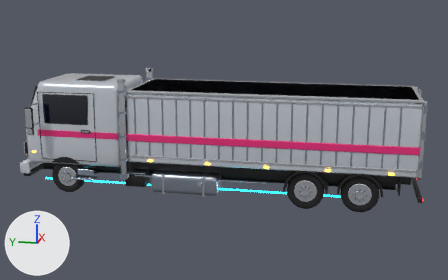
Before and after pictures for a commit that changed the glTF model game/assets/vehicles/dekotora/truck/dekotora_truck_base.glb.
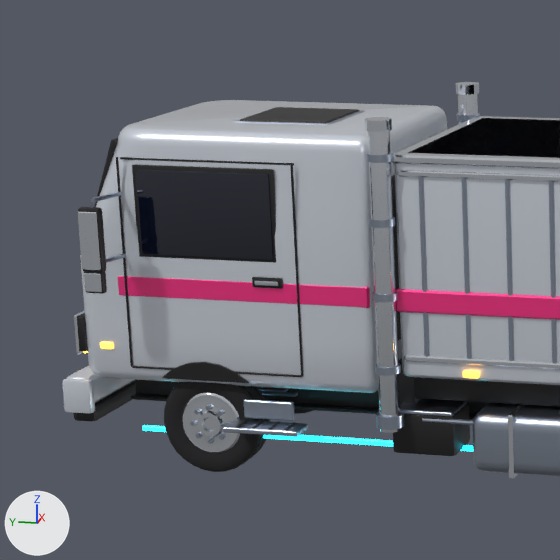
There are two pictures of each version: one whole from a camera (50 mm lens) standing at (-17.96, 1.98, 6.09) and looking at (0.0, 5.57, 1.6), one close up on the part from 0% to 40% of the width and 15% to 79% of the height. Every picture has the same lights, and +X, +Y and +Z are marked at lower left. The first two pictures are the older version. Where no turn or scale is listed for an object, it has been applied to the vertices. Vertices at exactly the same position are counted once.

The first close-up shows 'truck_chrome', 'truck_glass', 'truck_lamp_cyan', 'truck_paint_pink', 'truck_paint_white', 'truck_plastic_black', 'truck_steel', 'wheel_f_L' and 2 more.
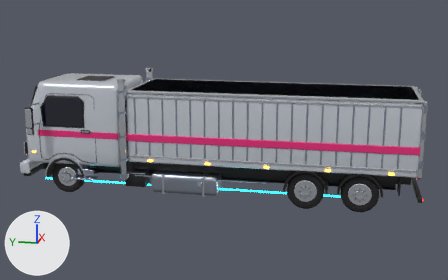
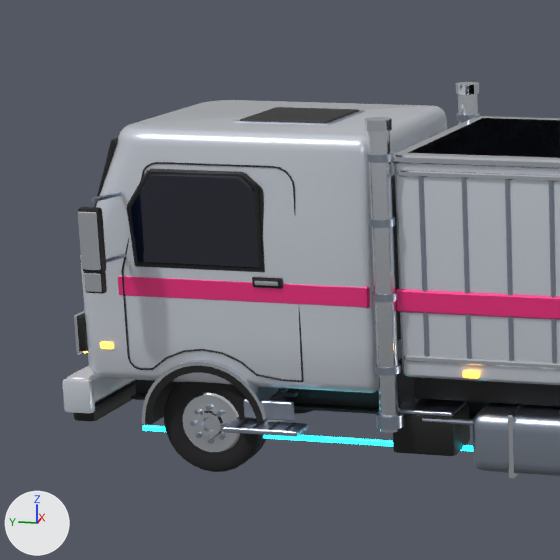
Changed parts and their boxes (x1, y1, x2, y2) in the close-ups (560 x 560 px; the box of a moved part takes in the faces that stretch with it):
'truck_glass', reshaped: before (136, 169, 273, 260); after (130, 173, 261, 268)
part 1 of me_truck_chrome, added: after (142, 360, 285, 424)
part 3 of me_truck_plastic_black, added: after (121, 271, 129, 357)
part 4 of me_truck_plastic_black, moved or reshaped: before (290, 163, 303, 376); after (254, 183, 263, 267)
part 5 of me_truck_plastic_black, rebuilt: before (132, 164, 276, 263); after (126, 169, 265, 272)
part 6 of me_truck_plastic_black, rebuilt: before (120, 157, 294, 165); after (158, 162, 273, 168)
part 7 of me_truck_plastic_black, built on: before (116, 157, 303, 383); after (121, 162, 304, 424)

The change, as a diff of the scene's bpy script:
```diff
--- a/game/assets/vehicles/dekotora/truck/dekotora_truck_base.glb.py
+++ b/game/assets/vehicles/dekotora/truck/dekotora_truck_base.glb.py
@@ me_truck_chrome @@
 # used by ob_truck_chrome; location = (-1.0, 5.9, 0.53)
-me_truck_chrome.from_pydata(...)  # 1872 vertices, 3544 faces; spans x -0.66..2.66, y -6.07..5.85, z -0.31..3.02
+me_truck_chrome.from_pydata(...)  # 2056 vertices, 3896 faces; spans x -0.66..2.66, y -6.07..5.85, z -0.31..3.02
+# me_truck_chrome part 1: a new loose piece of 92 vertices spanning x -0.27..0.2, y 3.64..4.95, z -0.03..0.62, in mat_chrome (white #e6ebf2)
+# other edits to the shape of me_truck_chrome do not show in these pictures
 me_truck_chrome.materials.append(mat_chrome)
@@ me_truck_glass @@
 # used by ob_truck_glass; location = (-0.9, 11.56, 1.32)
-me_truck_glass.from_pydata(...)  # 280 vertices, 540 faces; spans x -0.32..2.12, y -2.13..0.03, z -0.15..1.85
+me_truck_glass.from_pydata(...)  # 240 vertices, 460 faces; spans x -0.32..2.12, y -2.01..0.03, z -0.15..1.85
+# me_truck_glass part 2: the loose piece of 56 vertices spanning x -0.32..-0.28, y -2.13..-0.79, z 0.85..1.67 is rebuilt with 36 vertices and now spans x -0.32..-0.27, y -2.01..-0.7, z 0.76..1.64
+# other edits to the shape of me_truck_glass do not show in these pictures
 me_truck_glass.materials.append(mat_glass)
@@ me_truck_plastic_black @@
 # used by ob_truck_plastic_black; location = (-0.5, 5.9, 0.68)
-me_truck_plastic_black.from_pydata(...)  # 3240 vertices, 6200 faces; spans x -1.15..2.15, y -6.08..5.84, z -0.37..2.69
+me_truck_plastic_black.from_pydata(...)  # 4492 vertices, 8280 faces; spans x -1.15..2.15, y -6.08..5.84, z -0.37..2.69
+# me_truck_plastic_black part 3: a new loose piece, a 6-sided cylinder along z spanning x -0.712..-0.696, y 5.071..5.089, z 0.47..1.32, in mat_plastic_black (black #121214)
+# me_truck_plastic_black part 4: the loose piece of 24 vertices spanning x -0.72..-0.7, y 3.29..3.31, z 0.37..2.42 is scaled about its middle by (1.22, 1.86, 0.385), then moved by (-0.01, 0.36, 0.42)
+# me_truck_plastic_black part 5: the loose piece of 56 vertices spanning x -0.7..-0.66, y 3.49..4.91, z 1.45..2.35 is rebuilt with 26 vertices and now spans x -0.71..-0.66, y 3.61..5.01, z 1.35..2.32
+# me_truck_plastic_black part 6: the loose piece of 24 vertices spanning x -0.66..-0.64, y 3.29..5.04, z 2.39..2.41 is rebuilt with 24 vertices and now spans x -0.67..-0.66, y 3.5..4.66, z 2.36..2.38
+# me_truck_plastic_black part 7: 90 vertices removed from x -0.72..-0.69, y 3.29..5.06, z 0.27..2.42; 386 vertices added at x -0.77..-0.3, y 3.29..5.09, z -0.18..2.38
+# other edits to the shape of me_truck_plastic_black do not show in these pictures
 me_truck_plastic_black.materials.append(mat_plastic_black)
```
